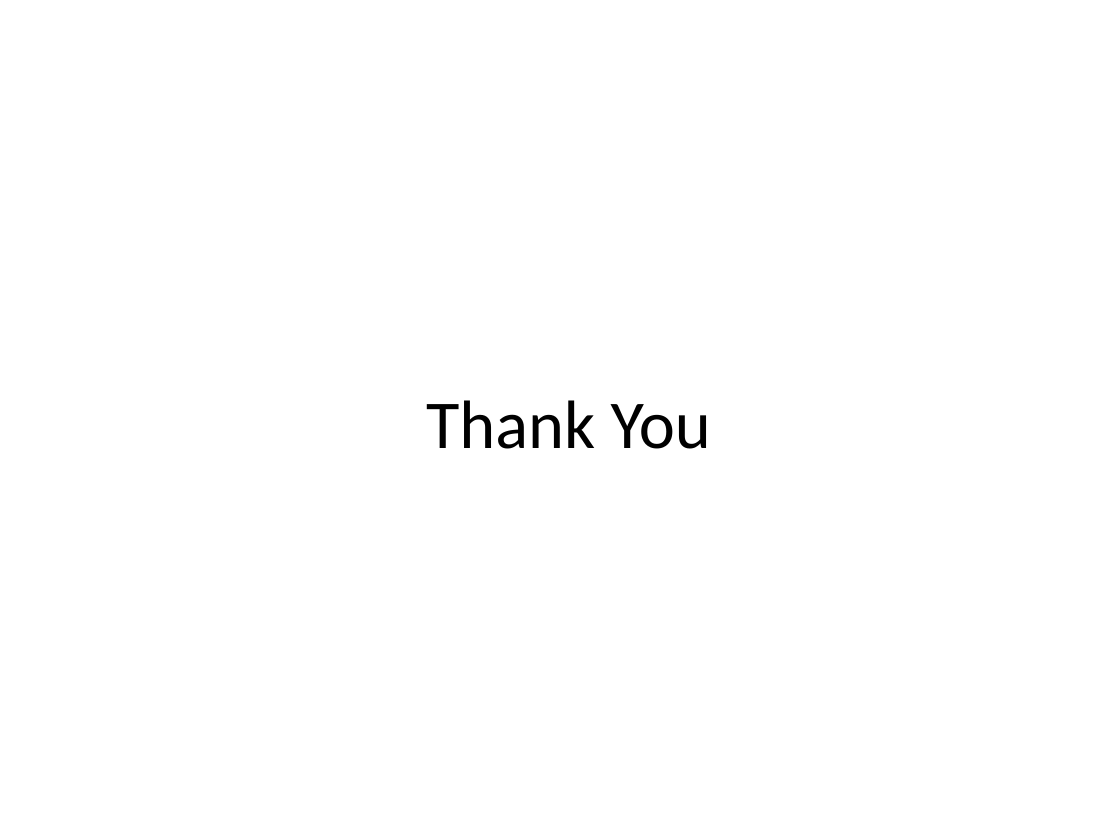
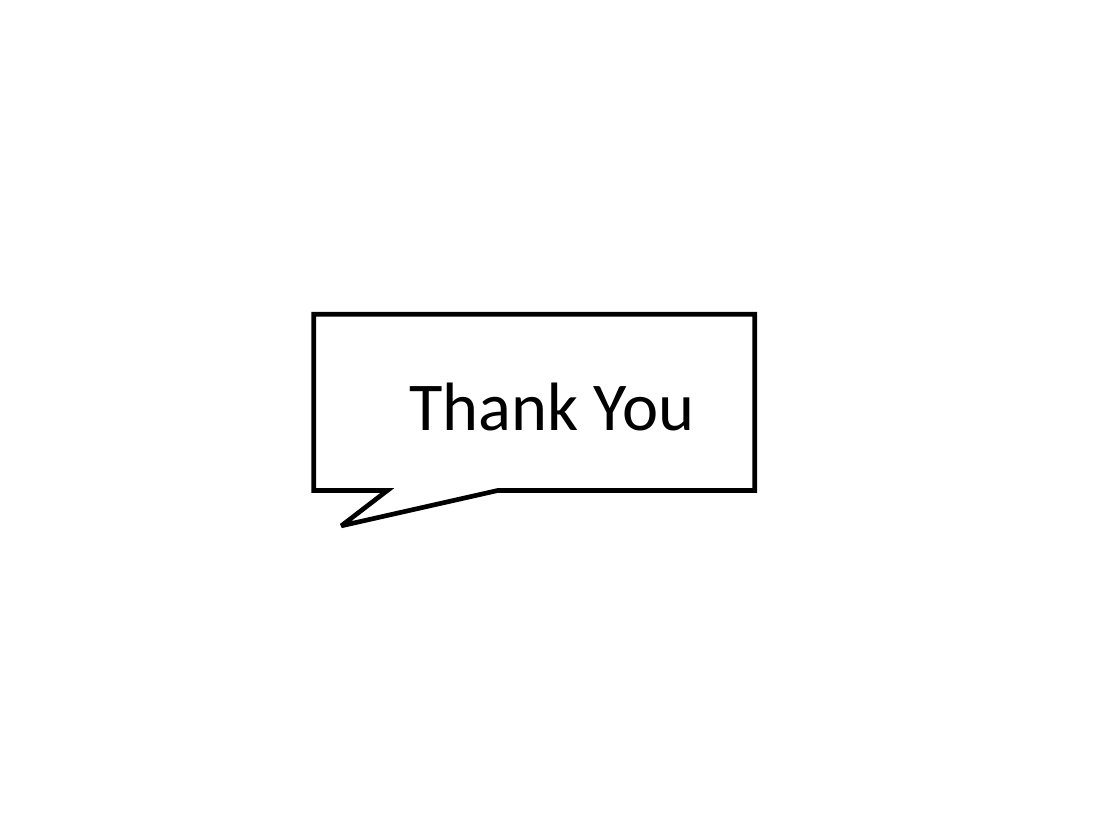
Before and after one commit to amidos2006/Automatic-Game-Script-Generation, a slide deck: slide 33 of Presentation/Automatic Game Script Generation.ppt. Drawn at 1120x840 pixels with LibreOffice and Linux fonts; fonts in the diff are those of the drawing; background and template pictures are left out. Boxes give left, top, right and bottom in pixels: in the first picture for what was removed or moved away, otherwise in the second. Text is boxed around its words. In the diff, an @@ line names an element or a change of style, - is before the commit and + after.

```diff
--- a/Presentation/Automatic Game Script Generation.ppt
+++ b/Presentation/Automatic Game Script Generation.ppt
@@ title "Thank You" moved from (x1=426, y1=400, x2=711, y2=449) to (x1=409, y1=382, x2=694, y2=431) @@
@@ speech box added at (x1=314, y1=315, x2=755, y2=491), outline #000000 3 pt @@
```
Also in this commit, not shown: 1 other file.
